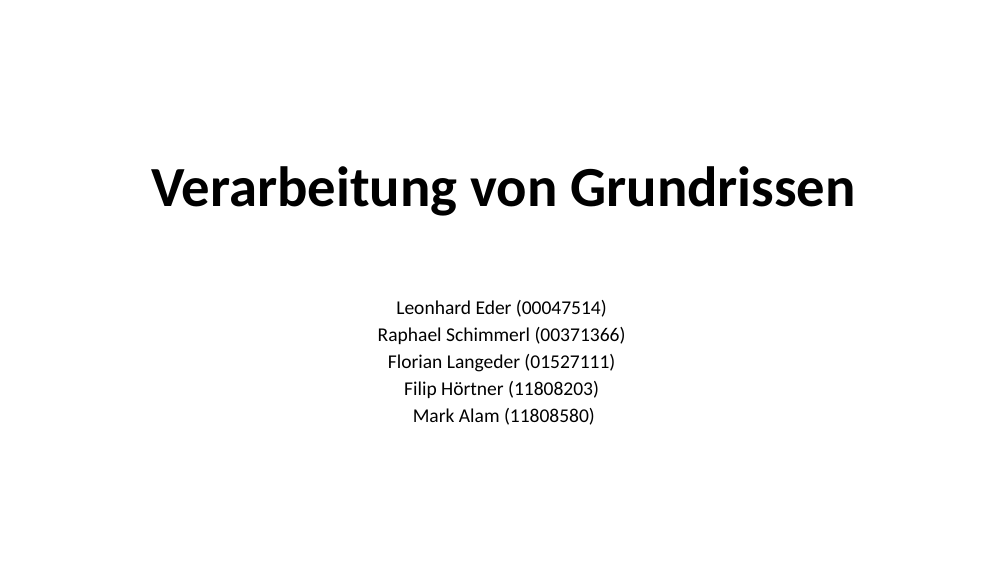
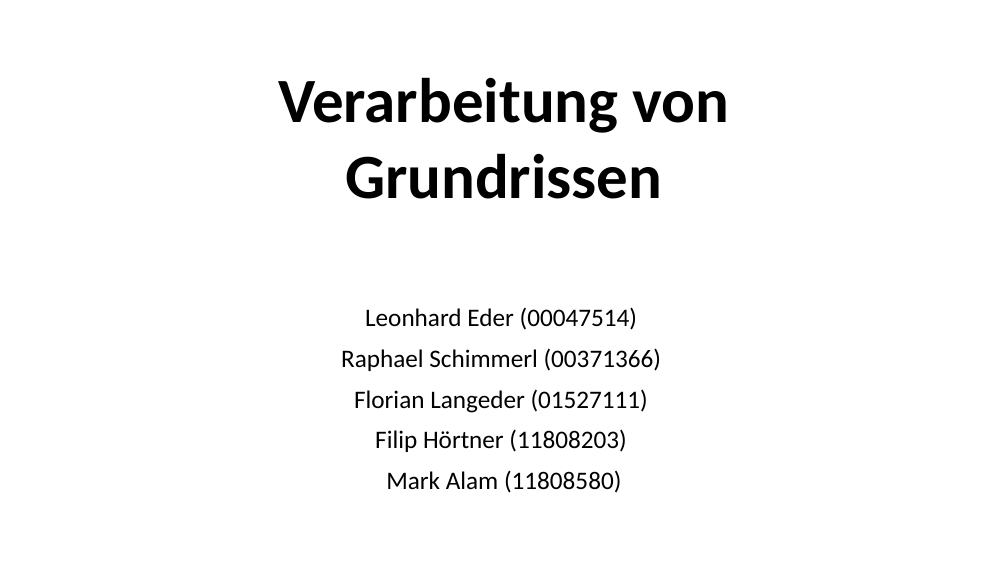
Before and after one commit to flo-lan/roomorithm, a slide deck: slide 1 of EDBVPRAESI.pptx. Drawn at 1008x567 pixels with LibreOffice and Linux fonts; fonts in the diff are those of the drawing. Boxes give left, top, right and bottom in pixels: in the first picture for what was removed or moved away, otherwise in the second. Text is boxed around its words. In the diff, an @@ line names an element or a change of style, - is before the commit and + after.

```diff
--- a/EDBVPRAESI.pptx
+++ b/EDBVPRAESI.pptx
@@ text "Verarbeitung von Grundrissen" at [278,77,730,199]: size 54 to 60 pt; line spacing 0.9 to 1 @@
@@ text "Leonhard Eder (00047514)" at [341,307,661,493]: size 18.6 to 24 pt; line spacing 0.7 to 1 @@
```
Also in this commit, not shown: 2 other slides changed, 2 slides added, 1 slide removed.
